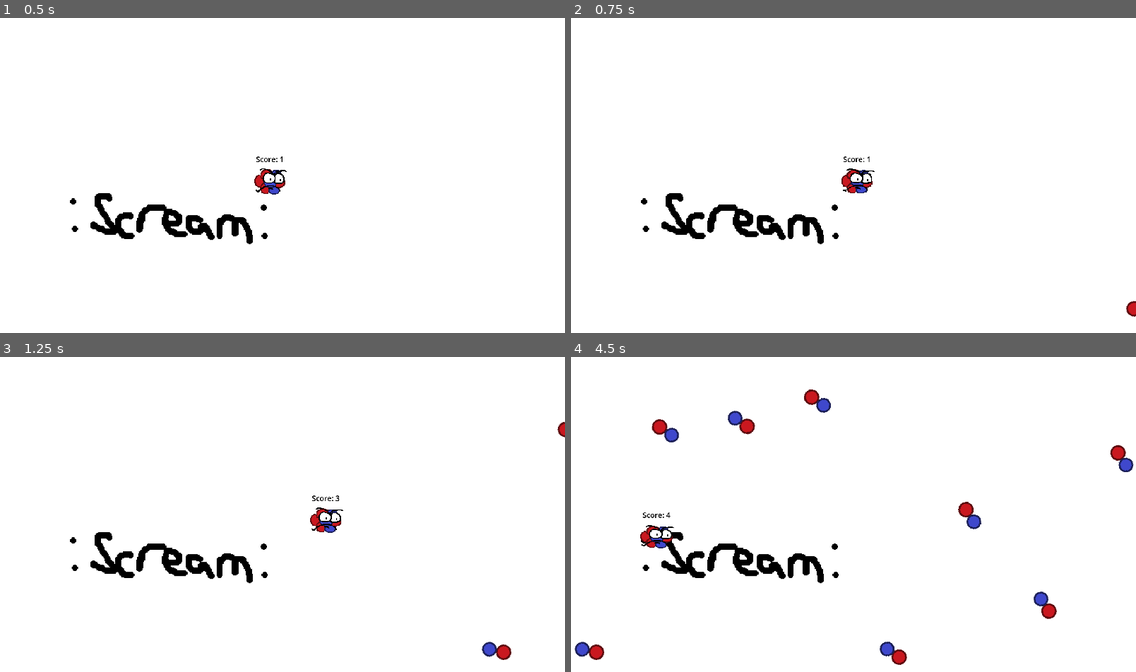
Above: before the commit, frames 1-4 (two rows, left to right).
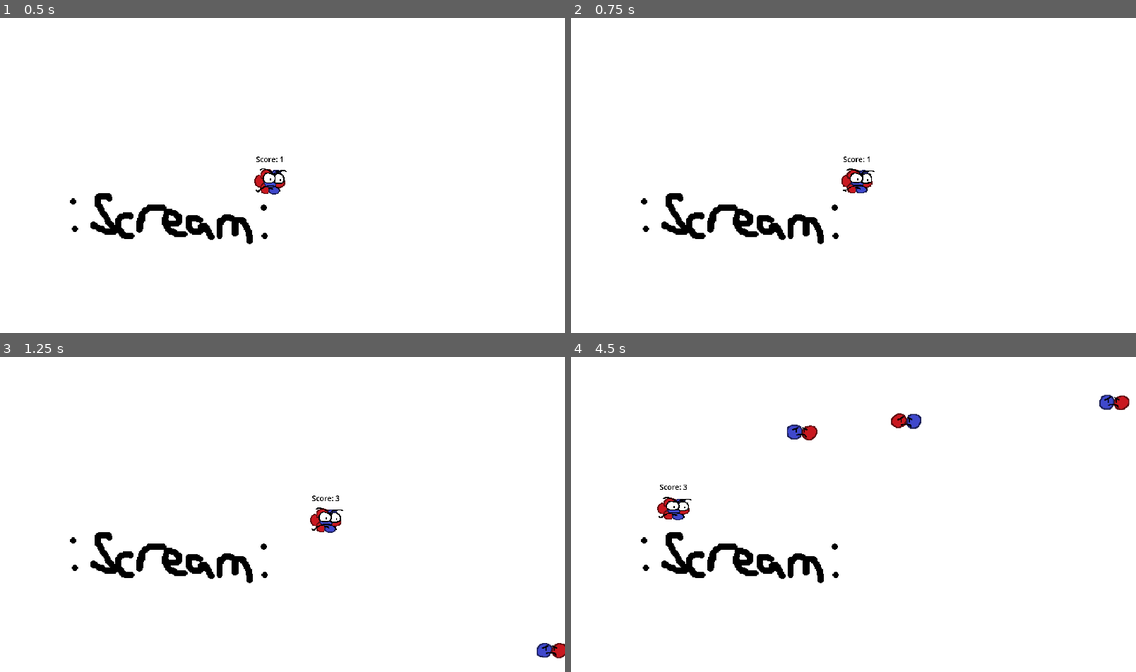
Above: after the commit, the same moments.

Repository: Quill-x/Atom
Game: Godot game, scene res://scenes/Level.tscn
Same seed, same stepped clock (60 frames per second), same inputs: the game is played once before the commit and once after it.
Inputs:
- Up to frame 1 (0.5 s): no input
- Up to frame 2 (0.75 s): hold D (Right) from 0.53 s (still down); hold Shift (Slow) from 0.53 s (still down)
- Up to frame 3 (1.25 s): keep holding D (Right); keep holding Shift (Slow)
- Up to frame 4 (4.5 s): release D (Right) at 1.28 s; release Shift (Slow) at 1.28 s; hold S (Down) 1.28-2.03 s; tap Shift (Slow) at 1.35, 2.85, 4.35 s; hold D (Right) 2.03-2.78 s; hold Shift (Slow) 2.03-2.78 s; hold Up (Up) 2.78-3.53 s; hold Shift (Slow) 3.53-4.28 s; hold A (Left) from 3.53 s (still down)

Frame 1 is identical in both runs. In frame 2, less than 0.1% of the frame differs, in the area x 98-100%, y 89-95%; in frame 3, 0.5%; in frame 4, 2.9%, in the area x 0-100%, y 10-98%.

Commit message:
Updated Dueterons

Diff:
--- a/project.godot
+++ b/project.godot
@@ -19,6 +19,7 @@
 
 window/size/viewport_width=1920
 window/size/viewport_height=1080
+window/size/mode=3
 window/stretch/mode="viewport"
 window/stretch/aspect="keep_height"
 
--- a/scenes/deuteron.gd
+++ b/scenes/deuteron.gd
@@ -2,22 +2,26 @@
 class_name Deuteron
 
 const ROTATION_TIME = .05
-const SPEED = 500.0
+const BASE_SPEED = 200.0
+const SPEED_INCREASE = 1.0087 # WAS THAT THE
 
+var speed = BASE_SPEED
 var rotation_timer = ROTATION_TIME
 
 func _ready():
 	position.x = 1012
 	position.y = RandomNumberGenerator.new().randf_range(-550, 500)
+	$Base.rotation = deg_to_rad(RandomNumberGenerator.new().randi_range(1,2) * 180)
 
 func _physics_process(delta: float) -> void:
 	rotation_timer -= delta
-	velocity.x = -SPEED
+	speed *= SPEED_INCREASE
+	velocity.x = -speed
 	move_and_slide()
 	if position.x <= -1200:
 		queue_free()
 	if rotation_timer <= 0:
-		rotation += deg_to_rad(22.5)
+		#$Base.rotation += deg_to_rad(22.5)
 		rotation_timer = ROTATION_TIME
 
 func _on_area_entered(area):
--- a/scenes/deuteron.tscn
+++ b/scenes/deuteron.tscn
@@ -1,7 +1,66 @@
-[gd_scene load_steps=10 format=3 uid="uid://bmm76w0vn7p5x"]
+[gd_scene load_steps=19 format=3 uid="uid://bmm76w0vn7p5x"]
 
 [ext_resource type="Script" path="res://scenes/deuteron.gd" id="1_7cfuk"]
-[ext_resource type="Texture2D" uid="uid://b44jq3xhbwq20" path="res://images/deuteron.png" id="1_pek4p"]
+[ext_resource type="Texture2D" uid="uid://bgyn67cf1m534" path="res://images/deuteronBase.png" id="2_2n353"]
+[ext_resource type="Texture2D" uid="uid://yvt1n3e0ssw5" path="res://images/deuteronFace.png" id="3_jk7iu"]
+
+[sub_resource type="AtlasTexture" id="AtlasTexture_441pb"]
+atlas = ExtResource("2_2n353")
+region = Rect2(0, 0, 67, 58)
+
+[sub_resource type="AtlasTexture" id="AtlasTexture_alybk"]
+atlas = ExtResource("2_2n353")
+region = Rect2(67, 0, 67, 58)
+
+[sub_resource type="AtlasTexture" id="AtlasTexture_yb8os"]
+atlas = ExtResource("2_2n353")
+region = Rect2(134, 0, 67, 58)
+
+[sub_resource type="SpriteFrames" id="SpriteFrames_kp4bt"]
+animations = [{
+"frames": [{
+"duration": 1.0,
+"texture": SubResource("AtlasTexture_441pb")
+}, {
+"duration": 1.0,
+"texture": SubResource("AtlasTexture_alybk")
+}, {
+"duration": 1.0,
+"texture": SubResource("AtlasTexture_yb8os")
+}],
+"loop": true,
+"name": &"idle",
+"speed": 10.0
+}]
+
+[sub_resource type="AtlasTexture" id="AtlasTexture_yqqxt"]
+atlas = ExtResource("3_jk7iu")
+region = Rect2(0, 0, 67, 58)
+
+[sub_resource type="AtlasTexture" id="AtlasTexture_xegn7"]
+atlas = ExtResource("3_jk7iu")
+region = Rect2(67, 0, 67, 58)
+
+[sub_resource type="AtlasTexture" id="AtlasTexture_dg2lx"]
+atlas = ExtResource("3_jk7iu")
+region = Rect2(134, 0, 67, 58)
+
+[sub_resource type="SpriteFrames" id="SpriteFrames_jupbp"]
+animations = [{
+"frames": [{
+"duration": 1.0,
+"texture": SubResource("AtlasTexture_yqqxt")
+}, {
+"duration": 1.0,
+"texture": SubResource("AtlasTexture_xegn7")
+}, {
+"duration": 1.0,
+"texture": SubResource("AtlasTexture_dg2lx")
+}],
+"loop": true,
+"name": &"idle",
+"speed": 10.0
+}]
 
 [sub_resource type="CircleShape2D" id="CircleShape2D_hsl2w"]
 radius = 10.5119
@@ -14,6 +73,21 @@
 
 [sub_resource type="CircleShape2D" id="CircleShape2D_eqlmp"]
 radius = 23.0
+
+[sub_resource type="Animation" id="Animation_ddau2"]
+length = 0.001
+tracks/0/type = "value"
+tracks/0/imported = false
+tracks/0/enabled = true
+tracks/0/path = NodePath(".:rotation")
+tracks/0/interp = 1
+tracks/0/loop_wrap = true
+tracks/0/keys = {
+"times": PackedFloat32Array(0),
+"transitions": PackedFloat32Array(1),
+"update": 0,
+"values": [0.0]
+}
 
 [sub_resource type="Animation" id="Animation_ov8ho"]
 resource_name = "spin"
@@ -31,21 +105,6 @@
 "values": [0.0, 3.14159, 6.28319]
 }
 
-[sub_resource type="Animation" id="Animation_ddau2"]
-length = 0.001
-tracks/0/type = "value"
-tracks/0/imported = false
-tracks/0/enabled = true
-tracks/0/path = NodePath(".:rotation")
-tracks/0/interp = 1
-tracks/0/loop_wrap = true
-tracks/0/keys = {
-"times": PackedFloat32Array(0),
-"transitions": PackedFloat32Array(1),
-"update": 0,
-"values": [0.0]
-}
-
 [sub_resource type="AnimationLibrary" id="AnimationLibrary_2e041"]
 _data = {
 "RESET": SubResource("Animation_ddau2"),
@@ -53,14 +112,24 @@
 }
 
 [node name="Deuteron" type="CharacterBody2D"]
-rotation = 5.24892
 collision_layer = 0
 collision_mask = 0
 script = ExtResource("1_7cfuk")
 
-[node name="Sprite2D" type="Sprite2D" parent="."]
+[node name="Base" type="AnimatedSprite2D" parent="."]
 scale = Vector2(2, 2)
-texture = ExtResource("1_pek4p")
+sprite_frames = SubResource("SpriteFrames_kp4bt")
+animation = &"idle"
+autoplay = "idle"
+frame_progress = 0.953192
+
+[node name="Face" type="AnimatedSprite2D" parent="."]
+position = Vector2(2, 7)
+scale = Vector2(2, 2)
+sprite_frames = SubResource("SpriteFrames_jupbp")
+animation = &"idle"
+autoplay = "idle"
+frame_progress = 0.0797608
 
 [node name="Area2D" type="Area2D" parent="."]
 scale = Vector2(2, 2)
@@ -76,7 +145,6 @@
 
 [node name="CollisionShape2D" type="CollisionShape2D" parent="."]
 position = Vector2(-25, -4)
-scale = Vector2(1, 1)
 shape = SubResource("CircleShape2D_q3752")
 
 [node name="CollisionShape2D2" type="CollisionShape2D" parent="."]
--- a/scenes/level.gd
+++ b/scenes/level.gd
@@ -1,6 +1,6 @@
 extends Node2D
 
-const ENEMY_SPAWN_TIMER = .5
+var ENEMY_SPAWN_TIMER = .5
 
 
 var scene = preload("res://scenes/deuteron.tscn")
@@ -13,4 +13,4 @@
 	if spawn_timer <= 0:
 		add_child(instance)
 		instance = scene.instantiate()
-		spawn_timer = ENEMY_SPAWN_TIMER
+		spawn_timer = RandomNumberGenerator.new().randf_range(0.01, 1.5)
--- a/scenes/player.tscn
+++ b/scenes/player.tscn
@@ -63,9 +63,8 @@
 [node name="AnimatedSprite2D" type="AnimatedSprite2D" parent="."]
 scale = Vector2(2, 2)
 sprite_frames = SubResource("SpriteFrames_wljmg")
-animation = &"hit"
+animation = &"idle"
 autoplay = "idle"
-frame_progress = 0.506161
 
 [node name="Area2D" type="Area2D" parent="."]
 
Binary file added: images/deuteronBase.png
Not shown, added: images/deuteronBase.png.import
Binary file added: images/deuteronFace.png
Not shown, added: images/deuteronFace.png.import
